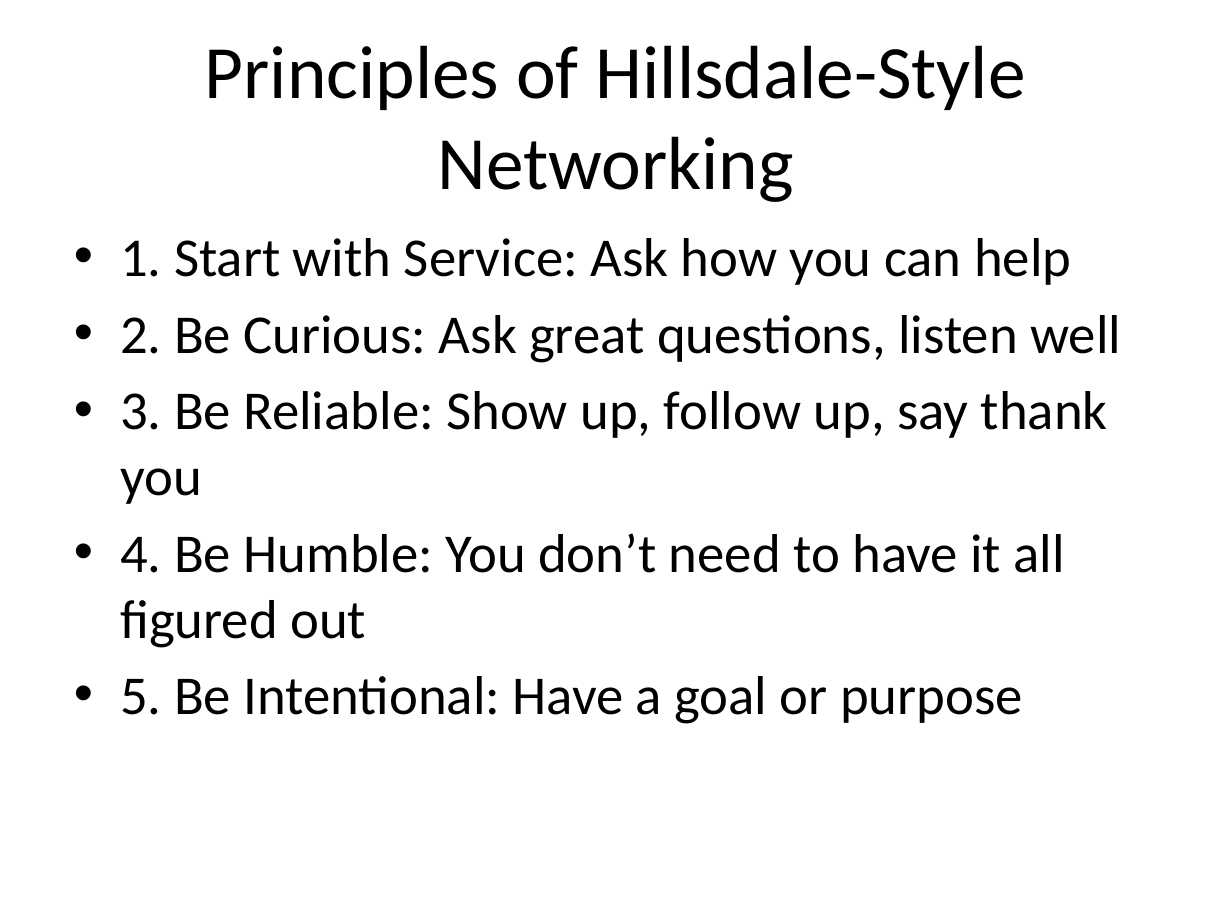
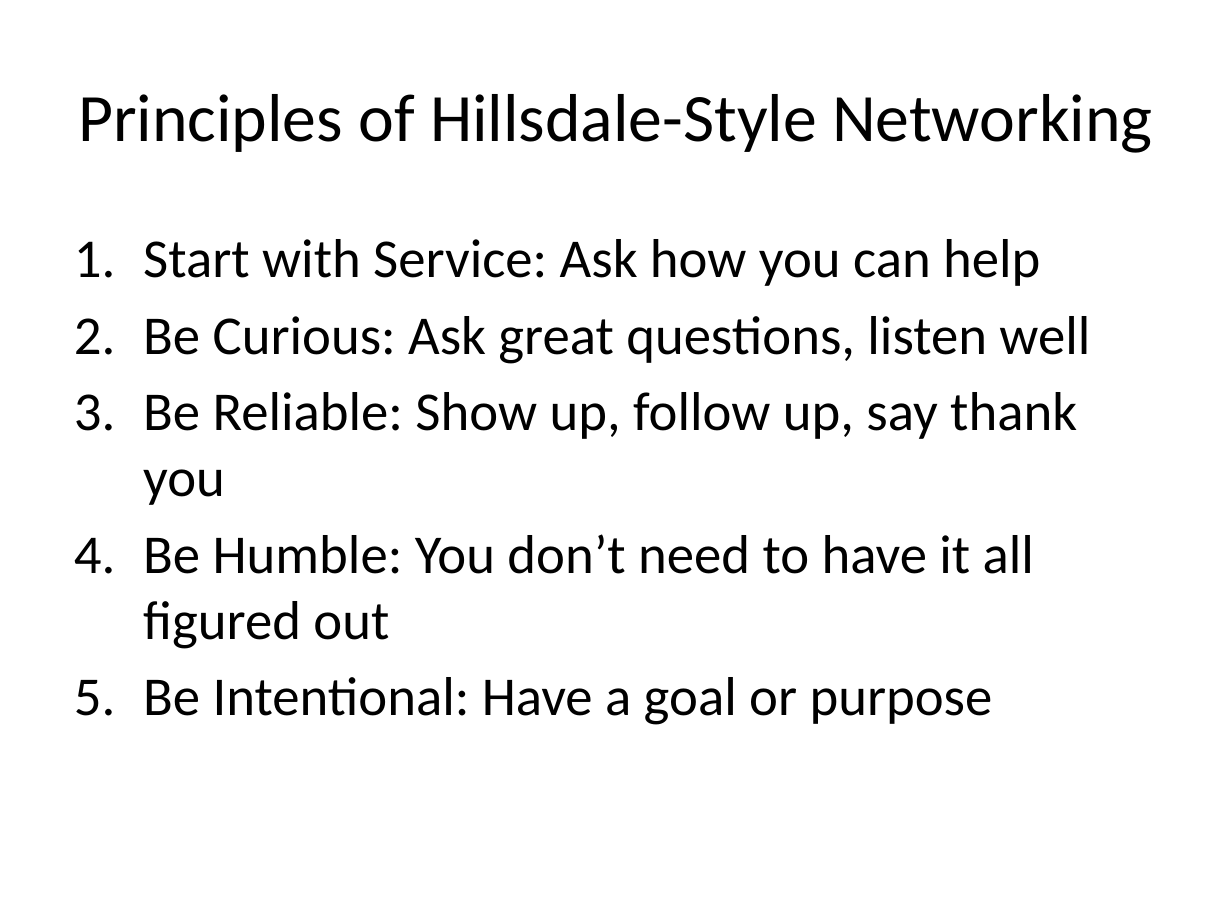
Before and after one commit to stringfestdata/hillsdale-networking-101, a slide deck: slide 6 of networking-as-self-governance.pptx. Drawn at 1232x924 pixels with LibreOffice and Linux fonts; fonts in the diff are those of the drawing. Boxes give left, top, right and bottom in pixels: in the first picture for what was removed or moved away, otherwise in the second. Text is boxed around its words. In the diff, an @@ line names an element or a change of style, - is before the commit and + after.

```diff
--- a/networking-as-self-governance.pptx
+++ b/networking-as-self-governance.pptx
@@ title "Principles of Hillsdale-Style Networking" at (x1=78, y1=94, x2=1153, y2=153): size 44 to 39.6 pt @@
@@ text at (x1=143, y1=239, x2=1090, y2=725): text changed @@
-• 1. Start with Service: Ask how you can help
-• 2. Be Curious: Ask great questions, listen well
-• 3. Be Reliable: Show up, follow up, say thank you
-• 4. Be Humble: You don’t need to have it all figured out
-• 5. Be Intentional: Have a goal or purpose
+1. Start with Service: Ask how you can help
+2. Be Curious: Ask great questions, listen well
+3. Be Reliable: Show up, follow up, say thank you
+4. Be Humble: You don’t need to have it all figured out
+5. Be Intentional: Have a goal or purpose
```
Also in this commit, not shown: 10 other slides changed, 1 slide added, 1 slide removed, 2 other files.
